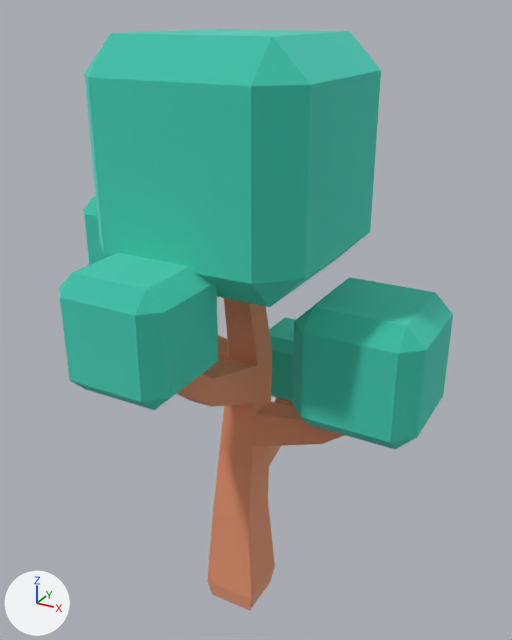
One commit to the glTF model apps/client/public/env/kenney-nature-kit/tree_detailed.glb: the scene before it, then after it.
Rendered twice from a 50 mm lens placed at (0.709, -1.213, 1.322), pointed at (0.018, 0.045, 0.694). Lighting does not change. The marker at lower left points along +X, +Y and +Z. The older version comes first.

In view in the first picture: 'tree_detailed'.
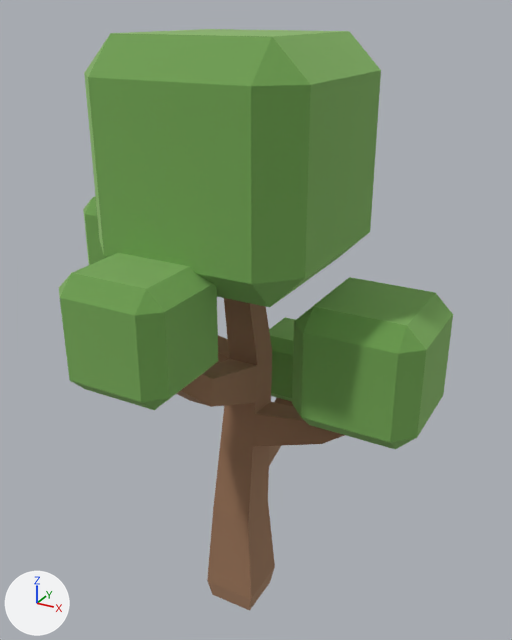
Where the newer file only moved an object's origin or applied its transform, the numbers keep the older frame.

Edits to the scene script, one JSON object a line:
```json
{"op": "set", "path": "mat_leafsgreen.base_color", "old": "(0.161, 0.788, 0.671)", "new": "(0.373, 0.62, 0.235)", "note": "cyan #70e6d6 -> green #a4ce85"}
{"op": "set", "path": "mat_woodbark.base_color", "old": "(0.886, 0.514, 0.341)", "new": "(0.541, 0.357, 0.235)", "note": "beige #f2be9e -> beige #c2a185"}
```

Boxes (x1, y1, x2, y2) around the edits, measured in the pictures (512 x 640 px):
```json
{"object": "tree_detailed", "change": "recoloured", "before": [59, 29, 453, 610], "after": [59, 29, 453, 610], "on screen": "cyan to green"}
```
